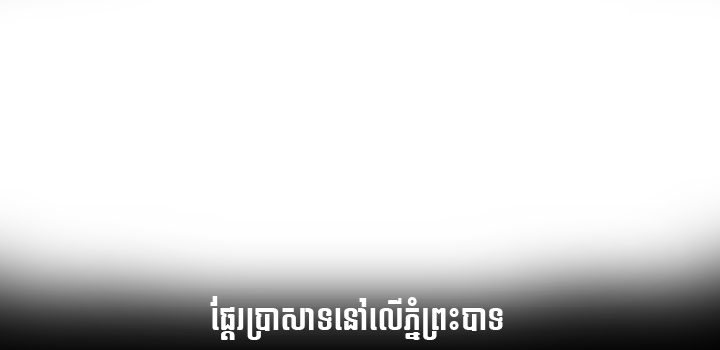
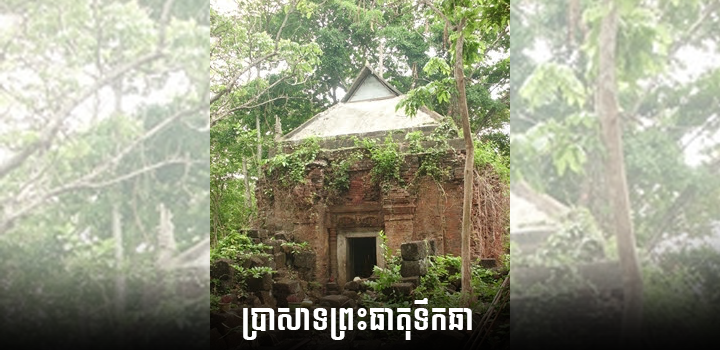
Layers edited between the first and the second w=720, h=350 image:
renamed "ផ្តែរប្រាសាទនៅលើភ្នំព្រះបាទ" to "ប្រាសាទព្រះធាតុទឹកឆា", painted on it over box(210, 296, 503, 340)
added layer "Layer 4" above "Layer 3" over box(210, 0, 510, 350)
added layer "Layer 3" (50%) above "Background" over box(0, 0, 720, 350)
